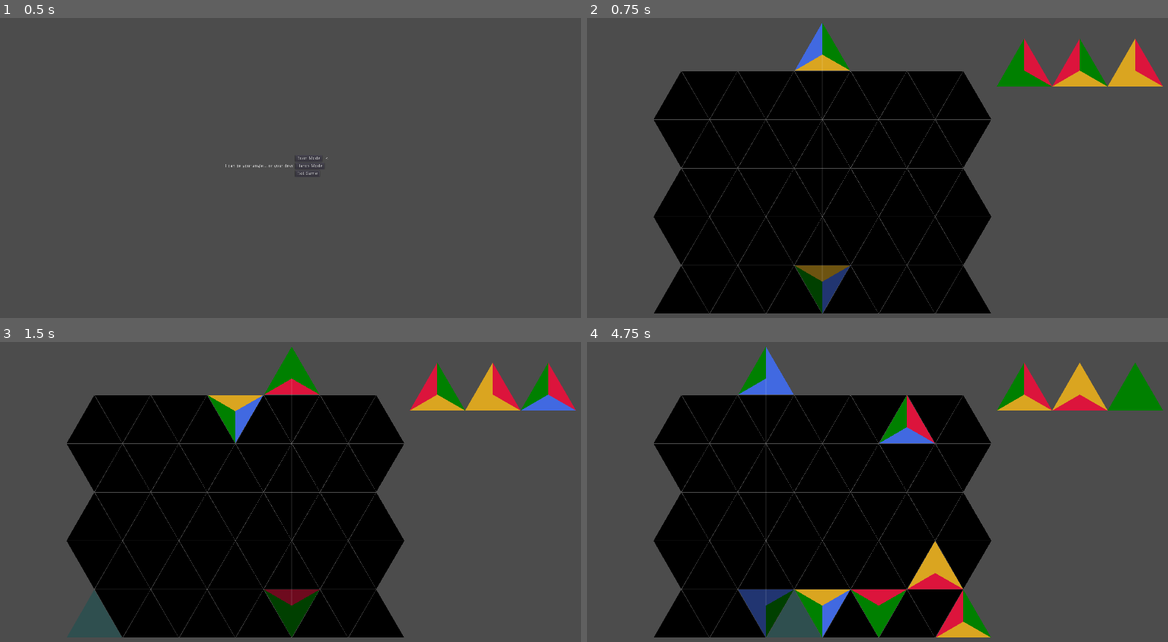
Above: before the commit, frames 1-4 (two rows, left to right).
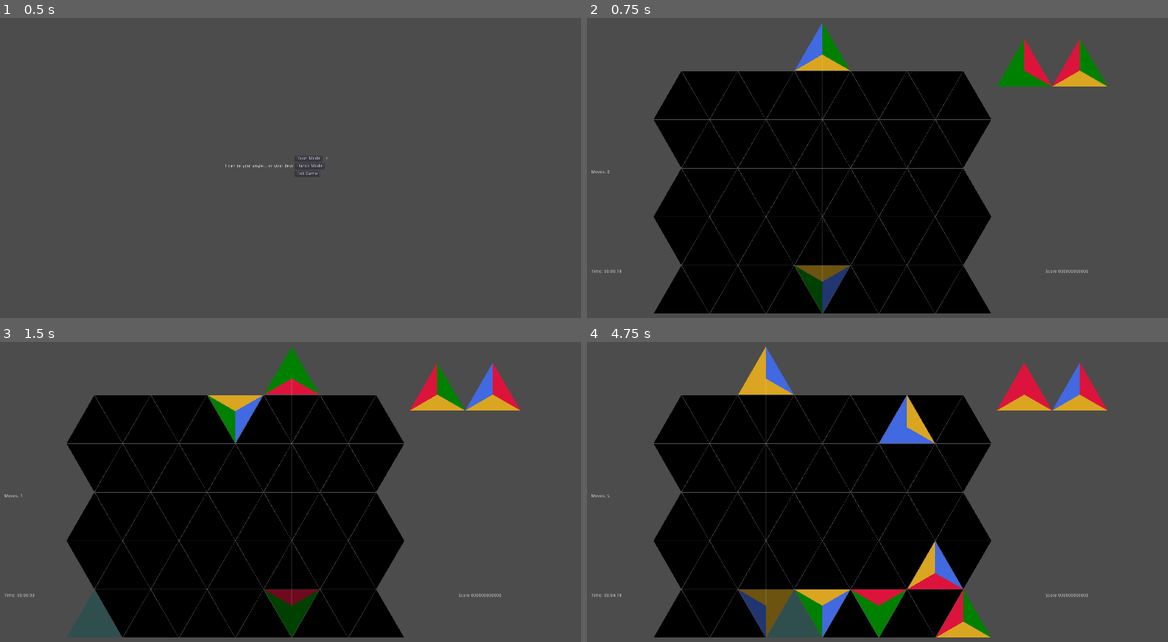
Above: after the commit, the same moments.

Repository: BoatsandJoes/tri-twist
Game: Godot game, scene res://scenes/ui/MainMenu.tscn
Same seed, same stepped clock (60 frames per second), same inputs: the game is played once before the commit and once after it. Before the commit the project starts from res://scenes/menus/MainMenu.tscn.
Inputs (mouse positions are in pixels of both pictures, inside the frame that each line leads up to):
- Up to frame 1 (0.5 s): no input
- Up to frame 2 (0.75 s): click "Brain Mode" at 0.5 s
- Up to frame 3 (1.5 s): tap Enter (ui_accept) at 1.25 s; move the mouse to (92, 621) at 1.27 s; hold D (right) from 1.28 s (still down); hold Keypad 6 (clockwise) from 1.28 s (still down); click (92, 621) at 1.42 s
- Up to frame 4 (4.75 s): tap Enter (ui_accept) at 1.52, 2.27, 3.5, 3.77, 4.52 s; move the mouse to (709, 606) at 2.02 s; release D (right) at 2.03 s; release Keypad 6 (clockwise) at 2.03 s; hold Down (ui_down) 2.03-2.78 s; tap Keypad 7 (counterclockwise) at 2.1, 3.6 s; click (709, 606) at 2.17 s; move the mouse to (738, 621) at 2.77 s; hold D (right) 2.78-3.53 s; hold Keypad 6 (clockwise) 2.78-3.53 s; click (738, 621) at 2.92 s; move the mouse to (767, 606) at 3.52 s; hold Up (ui_up) 3.53-4.28 s; click (767, 606) at 3.67 s; move the mouse to (796, 621) at 4.27 s; hold A (left) from 4.28 s (still down); hold Keypad 6 (clockwise) from 4.28 s (still down); click (796, 621) at 4.42 s

Frame 1 is identical in both runs. In frame 2, 0.9% of the frame differs, in the area x 0-100%, y 6-86%; in frame 3, 1.1%; in frame 4, 3.7%, in the area x 0-100%, y 1-99%.

Commit message:
Temp UI. Combos and score not hooked up yet.

Diff:
--- a/project.godot
+++ b/project.godot
@@ -9,6 +9,11 @@
 config_version=4
 
 _global_script_classes=[ {
+"base": "MarginContainer",
+"class": "ComboDisplay",
+"language": "GDScript",
+"path": "res://scenes/ui/ComboDisplay.gd"
+}, {
 "base": "Node2D",
 "class": "GameGrid",
 "language": "GDScript",
@@ -24,6 +29,11 @@
 "language": "GDScript",
 "path": "res://scenes/Mode2.gd"
 }, {
+"base": "Control",
+"class": "ScoreDisplay",
+"language": "GDScript",
+"path": "res://scenes/ui/ScoreDisplay.gd"
+}, {
 "base": "Area2D",
 "class": "TriangleCell",
 "language": "GDScript",
@@ -35,9 +45,11 @@
 "path": "res://scenes/TriangleDropper.gd"
 } ]
 _global_script_class_icons={
+"ComboDisplay": "",
 "GameGrid": "",
 "Mode1": "",
 "Mode2": "",
+"ScoreDisplay": "",
 "TriangleCell": "",
 "TriangleDropper": ""
 }
@@ -45,7 +57,7 @@
 [application]
 
 config/name="TriTwist"
-run/main_scene="res://scenes/menus/MainMenu.tscn"
+run/main_scene="res://scenes/ui/MainMenu.tscn"
 config/icon="res://icon.png"
 
 [display]
--- a/scenes/Mode1.gd
+++ b/scenes/Mode1.gd
@@ -10,13 +10,17 @@
 	randomize()
 	triangleDropper = TriangleDropper.instance()
 	add_child(triangleDropper)
+	triangleDropper.connect("piece_sequence_advanced", self, "_on_triangleDropper_piece_sequence_advanced")
 	triangleDropper.gameGrid.toggle_chain_mode(false)
 	triangleDropper.gameGrid.set_gravity(0.3)
 
 func _input(event):
 	if event is InputEventKey && event.is_action_pressed("ui_escape"):
-		get_tree().change_scene("scenes/menus/MainMenu.tscn")
+		get_tree().change_scene("scenes/ui/MainMenu.tscn")
 
 # Called every frame. 'delta' is the elapsed time since the previous frame.
 #func _process(delta):
 #	pass
+
+func _on_triangleDropper_piece_sequence_advanced():
+	$HUD/HBoxContainer/VBoxContainer2/MoveCount.make_move()
--- a/scenes/Mode1.tscn
+++ b/scenes/Mode1.tscn
@@ -1,8 +1,13 @@
-[gd_scene load_steps=3 format=2]
+[gd_scene load_steps=4 format=2]
 
 [ext_resource path="res://scenes/Mode1.gd" type="Script" id=1]
 [ext_resource path="res://scenes/TriangleDropper.tscn" type="PackedScene" id=2]
+[ext_resource path="res://scenes/ui/HUD.tscn" type="PackedScene" id=3]
 
 [node name="Mode1" type="Node2D"]
 script = ExtResource( 1 )
 TriangleDropper = ExtResource( 2 )
+
+[node name="HUD" parent="." instance=ExtResource( 3 )]
+margin_right = 1820.0
+margin_bottom = 880.0
--- a/scenes/Mode2.gd
+++ b/scenes/Mode2.gd
@@ -10,13 +10,17 @@
 	randomize()
 	triangleDropper = TriangleDropper.instance()
 	add_child(triangleDropper)
+	triangleDropper.connect("piece_sequence_advanced", self, "_on_triangleDropper_piece_sequence_advanced")
 	triangleDropper.gameGrid.toggle_chain_mode(true)
 	triangleDropper.gameGrid.set_gravity(0.05)
 
 func _input(event):
 	if event is InputEventKey && event.is_action_pressed("ui_escape"):
-		get_tree().change_scene("scenes/menus/MainMenu.tscn")
+		get_tree().change_scene("scenes/ui/MainMenu.tscn")
 
 # Called every frame. 'delta' is the elapsed time since the previous frame.
 #func _process(delta):
 #	pass
+
+func _on_triangleDropper_piece_sequence_advanced():
+	$HUD/HBoxContainer/VBoxContainer2/MoveCount.make_move()
--- a/scenes/Mode2.tscn
+++ b/scenes/Mode2.tscn
@@ -1,8 +1,13 @@
-[gd_scene load_steps=3 format=2]
+[gd_scene load_steps=4 format=2]
 
 [ext_resource path="res://scenes/Mode2.gd" type="Script" id=1]
 [ext_resource path="res://scenes/TriangleDropper.tscn" type="PackedScene" id=2]
+[ext_resource path="res://scenes/ui/HUD.tscn" type="PackedScene" id=3]
 
 [node name="Mode2" type="Node2D"]
 script = ExtResource( 1 )
 TriangleDropper = ExtResource( 2 )
+
+[node name="HUD" parent="." instance=ExtResource( 3 )]
+margin_right = 1820.0
+margin_bottom = 880.0
--- a/scenes/TriangleDropper.gd
+++ b/scenes/TriangleDropper.gd
@@ -3,6 +3,7 @@
 
 export (PackedScene) var GameGrid
 export (PackedScene) var TriangleCell
+signal piece_sequence_advanced
 var gameGrid: GameGrid
 var activePiece: TriangleCell
 var ghostPiece: TriangleCell
@@ -31,7 +32,7 @@
 	activePiece.update_colors_visually()
 	add_child(activePiece)
 	# Previews
-	for i in range(6):
+	for i in range(2):
 		var preview: TriangleCell = TriangleCell.instance()
 		preview.init(activePiece.size, -1, -1, Vector2(gameGrid.grid[-1][-1].position[0] + (i + 1.1) * activePiece.size,
 		activePiece.position[1]), false, false)
@@ -92,10 +93,7 @@
 		event.is_action_pressed("ui_down") || event.is_action_pressed("ui_up")):
 			var accepted = gameGrid.drop_piece(activePiece, true)
 			if accepted:
-				if gameGrid.grid[0][0].get_node("ClearTimer").paused && !gameGrid.would_have_match(ghostPiece):
-					gameGrid.set_off_chains()
 				advance_piece()
-
 		elif (event.is_action_pressed("ui_focus_next")):
 			$Label.visible = false
 
@@ -204,6 +202,7 @@
 	previews[-1].fill_randomly()
 	if dropTimer:
 		$DropTimer.start()
+	emit_signal("piece_sequence_advanced")
 
 # Called every frame. 'delta' is the elapsed time since the previous frame.
 func _process(delta):
--- a/scenes/menus/ComboDisplay.gd
+++ b/scenes/ui/ComboDisplay.gd
@@ -1,4 +1,7 @@
 extends MarginContainer
+class_name ComboDisplay
+
+signal combo_done
 
 # Declare member variables here. Examples:
 # var a = 2
@@ -27,11 +30,11 @@
 			var thisCombo = score_chain(combos.get(comboKey))
 			# Put scored combo back.
 			combos[comboKey] = thisCombo
-			if thisCombo.scoreTotal > comboToDisplay.scoreTotal:
+			if thisCombo.get("scoreTotal") > comboToDisplay.get("scoreTotal"):
 				comboToDisplay = thisCombo
 		if comboToDisplay != null:
 			if (comboToDisplay.get("brainChain")):
-				$Scorecard/ComboCounter/GalaxyBrainChain.text = "Brain Chain! x" + String(comboToDisplay.get("brainChain"))
+				$Scorecard/ComboCounter/GalaxyBrainChain.text = "Brain Chain! x" + String(comboToDisplay.get("brainChainCount"))
 				$Scorecard/ComboCounter/GalaxyBrainChain.visible = true
 				if comboToDisplay.get("brainChain") > 5:
 					$Scorecard/ComboCounter/GalaxyBrainChain.text = "GALAXY " + $Scorecard/ComboCounter/GalaxyBrainChain.text
@@ -41,7 +44,7 @@
 				$Scorecard/ComboCounter/GalaxyBrainChain.visible = false
 				$Scorecard/ComboScore/.visible = false
 			if (comboToDisplay.get("quickChain") != null):
-				$Scorecard/ComboCounter/QuickChain.text = "Quick Chain! x" + String(comboToDisplay.get("quickChain"))
+				$Scorecard/ComboCounter/QuickChain.text = "Quick Chain! x" + String(comboToDisplay.get("quickChainCount"))
 				$Scorecard/ComboCounter/QuickChain.visible = true
 				$Scorecard/ComboScore/QuickChainScore.text = String(comboToDisplay.quickChainScore)
 				$Scorecard/ComboScore/QuickChainScore.visible = true
@@ -49,7 +52,7 @@
 				$Scorecard/ComboCounter/QuickChain.visible = false
 				$Scorecard/ComboScore/QuickChainScore.visible = false
 			if (comboToDisplay.get("activeChain") != null):
-				$Scorecard/ComboCounter/ActiveChain.text = "Active Chain x" + String(comboToDisplay.get("activeChain"))
+				$Scorecard/ComboCounter/ActiveChain.text = "Active Chain x" + String(comboToDisplay.get("activeChainCount"))
 				$Scorecard/ComboCounter/ActiveChain.visible = true
 				$Scorecard/ComboScore/ActiveChainScore.text = String(comboToDisplay.activeChainScore)
 				$Scorecard/ComboScore/ActiveChainScore.visible = true
@@ -57,7 +60,7 @@
 				$Scorecard/ComboCounter/ActiveChain.visible = false
 				$Scorecard/ComboScore/ActiveChainScore.visible = false
 			if (comboToDisplay.get("twoTrick") != null):
-				$Scorecard/ComboCounter/TwoTrick.text = "Two Trick x" + String(comboToDisplay.get("twoTrick"))
+				$Scorecard/ComboCounter/TwoTrick.text = "Two Trick x" + String(comboToDisplay.get("twoTrickCount"))
 				$Scorecard/ComboCounter/TwoTrick.visible = true
 				$Scorecard/ComboScore/TwoTrickScore.text = String(comboToDisplay.twoTrickScore)
 				$Scorecard/ComboScore/TwoTrickScore.visible = true
@@ -65,7 +68,7 @@
 				$Scorecard/ComboCounter/TwoTrick.visible = false
 				$Scorecard/ComboScore/TwoTrickScore.visible = false
 			if (comboToDisplay.get("hatTrick") != null):
-				$Scorecard/ComboCounter/HatTrick.text = "Hat Trick! x" + String(comboToDisplay.get("hatTrick"))
+				$Scorecard/ComboCounter/HatTrick.text = "Hat Trick! x" + String(comboToDisplay.get("hatTrickCount"))
 				$Scorecard/ComboCounter/HatTrick.visible = true
 				$Scorecard/ComboScore/HatTrickScore.text = String(comboToDisplay.hatTrickScore)
 				$Scorecard/ComboScore/HatTrickScore.visible = true
@@ -73,7 +76,7 @@
 				$Scorecard/ComboCounter/HatTrick.visible = false
 				$Scorecard/ComboScore/HatTrickScore.visible = false
 			if (comboToDisplay.get("simulchaineous") != null):
-				$Scorecard/ComboCounter/SimulChaineous.text = "Simulchaineous x" + String(comboToDisplay.get("simulchaineous"))
+				$Scorecard/ComboCounter/SimulChaineous.text = "Simulchaineous x" + String(comboToDisplay.get("simulchaineousCount"))
 				$Scorecard/ComboCounter/Simulchaineous.visible = true
 				$Scorecard/ComboScore/SimulChaineousScore.text = String(comboToDisplay.simulchaineousScore)
 				$Scorecard/ComboScore/SimulChaineousScore.visible = true
@@ -87,14 +90,14 @@
 				child.visible = false
 
 func score_chain(combo) -> int:
-	combo.brainChainScore = score_brain_chain(combo.brainChainCount)
-	combo.quickChainScore = score_quick_chain(combo.quickChainCount)
-	combo.activeChainScore = score_active_chain(combo.activeChainCount)
-	combo.twoTrickScore = score_two_trick(combo.twoTrickCount)
-	combo.hatTrickScore = score_hat_trick(combo.hatTrickCount)
-	combo.simulchaineousScore = score_simulchaineous(combo.simulchaineousCount)
-	combo.scoreTotal = (combo.brainChainScore + combo.quickChainScore + combo.activeChainScore
-	+ combo.twoTrickScore + combo.hatTrickScore + combo.simulchaineousScore)
+	combo["brainChainScore"] = score_brain_chain(combo.get("brainChainCount"))
+	combo["quickChainScore"] = score_quick_chain(combo.get("quickChainCount"))
+	combo["activeChainScore"] = score_active_chain(combo.get("activeChainCount"))
+	combo["twoTrickScore"] = score_two_trick(combo.get("twoTrickCount"))
+	combo["hatTrickScore"] = score_hat_trick(combo.get("hatTrickCount"))
+	combo["simulchaineousScore"] = score_simulchaineous(combo.get("simulchaineousCount"))
+	combo["scoreTotal"] = (combo.get("brainChainScore") + combo.get("quickChainScore") + combo.get("activeChainScore")
+	+ combo.get("twoTrickScore") + combo.get("hatTrickScore") + combo.get("simulchaineousScore"))
 	return combo
 
 func score_brain_chain(count: int) -> int:
@@ -115,14 +118,38 @@
 func score_simulchaineous(count: int) -> int:
 	return count * simulchaineousScore
 
-func end_combo():
+func upsert_combo(comboKey, comboValue):
+	#XXX Can calculate score delta instead of recalculating whole score, depending on how formula shakes out
+	for combo in combos:
+		if !combo.has("simulchaineousCount"):
+			combo["simulchaineousCount"] = 1
+		else:
+			combo["simulchaineousCount"] = combo.get("simulchaineousCount") + 1
+	combos[comboKey] = comboValue
+	update_scorecard()
+
+func end_combo(comboKey) -> int:
+	if combos.has(comboKey):
+		combos[comboKey]["finished"] = true
 	if $CompleteScorecardTimer.is_stopped():
+		#TODO we only want to freeze the scorecard if this combo is the biggest (aka it's being shown currently).
 		$CompleteScorecardTimer.start()
 		$Scorecard.set_modulate(Color(0.483521, 0.690471, 0.910156))
 	elif $CompleteScorecardTimer.time_left < $CompleteScorecardTimer.wait_time / 2:
+		#TODO we only want to overwrite the scorecard if this combo is bigger than all unfinished combos.
 		#TODO Show our new scorecard, and scale time_left cutoff based on the two scores.
 		# Restart timer.
 		$CompleteScorecardTimer.start()
+	# TODO return combo score
+	emit_signal("combo_done", combos.get(comboKey).get("scoreTotal"))
+	return 0
 
 func _on_CompleteScorecardTimer_timeout():
 	$Scorecard.set_modulate(Color(1, 1, 1))
+	var comboKeys = combos.keys()
+	for comboKey in comboKeys:
+		if combos.get(comboKey).has("finished"):
+			# XXX this is the only place we erase combos, so technically the list could grow unbounded
+			# XXX if new ones keep ending and restarting the timer. deal with this case somehow
+			combos.erase(comboKey)
+	update_scorecard()
--- a/scenes/menus/ComboDisplay.tscn
+++ b/scenes/ui/ComboDisplay.tscn
@@ -1,6 +1,6 @@
 [gd_scene load_steps=2 format=2]
 
-[ext_resource path="res://scenes/menus/ComboDisplay.gd" type="Script" id=1]
+[ext_resource path="res://scenes/ui/ComboDisplay.gd" type="Script" id=1]
 
 [node name="ComboDisplay" type="MarginContainer"]
 anchor_right = 1.0
--- /dev/null
+++ b/scenes/ui/HUD.gd
@@ -0,0 +1,26 @@
+extends MarginContainer
+
+# Declare member variables here. Examples:
+# var a = 2
+# var b = "text"
+signal end_game
+
+# Called when the node enters the scene tree for the first time.
+func _ready():
+	pass # Replace with function body.
+
+# Called every frame. 'delta' is the elapsed time since the previous frame.
+#func _process(delta):
+#	pass
+
+
+func _on_MoveCount_out_of_moves():
+	emit_signal("end_game")
+
+
+func _on_TimeDisplay_out_of_time():
+	emit_signal("end_game")
+
+
+func _on_ComboDisplay_combo_done(extra_arg_0):
+	$HBoxContainer/VBoxContainer/ScoreDisplay.increment_score(extra_arg_0)
--- /dev/null
+++ b/scenes/ui/HUD.tscn
@@ -0,0 +1,68 @@
+[gd_scene load_steps=6 format=2]
+
+[ext_resource path="res://scenes/ui/HUD.gd" type="Script" id=1]
+[ext_resource path="res://scenes/ui/MoveCount.tscn" type="PackedScene" id=2]
+[ext_resource path="res://scenes/ui/TimeDisplay.tscn" type="PackedScene" id=3]
+[ext_resource path="res://scenes/ui/ComboDisplay.tscn" type="PackedScene" id=4]
+[ext_resource path="res://scenes/ui/ScoreDisplay.tscn" type="PackedScene" id=5]
+
+[node name="HUD" type="MarginContainer"]
+anchor_right = 1.0
+anchor_bottom = 1.0
+margin_left = 100.0
+margin_top = 100.0
+margin_right = -100.0
+margin_bottom = -200.0
+script = ExtResource( 1 )
+
+[node name="HBoxContainer" type="HBoxContainer" parent="."]
+margin_right = 1720.0
+margin_bottom = 780.0
+
+[node name="VBoxContainer2" type="VBoxContainer" parent="HBoxContainer"]
+margin_right = 1430.0
+margin_bottom = 780.0
+size_flags_horizontal = 3
+size_flags_stretch_ratio = 5.0
+custom_constants/separation = 300
+alignment = 2
+
+[node name="MoveCount" parent="HBoxContainer/VBoxContainer2" instance=ExtResource( 2 )]
+anchor_right = 0.0
+anchor_bottom = 0.0
+margin_top = 452.0
+margin_right = 1430.0
+margin_bottom = 466.0
+
+[node name="TimeDisplay" parent="HBoxContainer/VBoxContainer2" instance=ExtResource( 3 )]
+anchor_right = 0.0
+anchor_bottom = 0.0
+margin_top = 766.0
+margin_right = 1430.0
+margin_bottom = 780.0
+
+[node name="VBoxContainer" type="VBoxContainer" parent="HBoxContainer"]
+margin_left = 1434.0
+margin_right = 1720.0
+margin_bottom = 780.0
+size_flags_horizontal = 3
+custom_constants/separation = 250
+alignment = 2
+
+[node name="ComboDisplay" parent="HBoxContainer/VBoxContainer" instance=ExtResource( 4 )]
+anchor_right = 0.0
+anchor_bottom = 0.0
+margin_top = 516.0
+margin_right = 286.0
+margin_bottom = 516.0
+rect_scale = Vector2( 1, 1 )
+
+[node name="ScoreDisplay" parent="HBoxContainer/VBoxContainer" instance=ExtResource( 5 )]
+anchor_right = 0.0
+anchor_bottom = 0.0
+margin_top = 766.0
+margin_right = 286.0
+margin_bottom = 780.0
+[connection signal="out_of_moves" from="HBoxContainer/VBoxContainer2/MoveCount" to="." method="_on_MoveCount_out_of_moves"]
+[connection signal="out_of_time" from="HBoxContainer/VBoxContainer2/TimeDisplay" to="." method="_on_TimeDisplay_out_of_time"]
+[connection signal="combo_done" from="HBoxContainer/VBoxContainer/ComboDisplay" to="." method="_on_ComboDisplay_combo_done" binds= [ 0 ]]
--- a/scenes/menus/MainMenu.tscn
+++ b/scenes/ui/MainMenu.tscn
@@ -1,6 +1,6 @@
 [gd_scene load_steps=2 format=2]
 
-[ext_resource path="res://scenes/menus/MainMenu.gd" type="Script" id=1]
+[ext_resource path="res://scenes/ui/MainMenu.gd" type="Script" id=1]
 
 [node name="Control" type="Control"]
 anchor_right = 1.0
--- /dev/null
+++ b/scenes/ui/MoveCount.gd
@@ -0,0 +1,35 @@
+extends Control
+
+# Declare member variables here. Examples:
+# var a = 2
+# var b = "text"
+signal out_of_moves
+var startingValue: int = 0
+var currentValue: int = 0
+var incrementing = true
+
+# Called when the node enters the scene tree for the first time.
+func _ready():
+	pass # Replace with function body.
+
+func init(startValue: int):
+	startingValue = startValue
+	currentValue = startValue
+	incrementing = startValue == 0
+	$HBoxContainer/MovesValue.text = String(startValue)
+	if !incrementing:
+		$HBoxContainer/MovesLabel.text = "Moves Left:"
+
+func make_move():
+	if incrementing:
+		currentValue = currentValue + 1
+		$HBoxContainer/MovesValue.text = String(currentValue)
+	else:
+		currentValue = currentValue - 1
+		$HBoxContainer/MovesValue.text = String(currentValue)
+		if currentValue < 1:
+			emit_signal("out_of_moves")
+
+# Called every frame. 'delta' is the elapsed time since the previous frame.
+#func _process(delta):
+#	pass
--- /dev/null
+++ b/scenes/ui/MoveCount.tscn
@@ -0,0 +1,25 @@
+[gd_scene load_steps=2 format=2]
+
+[ext_resource path="res://scenes/ui/MoveCount.gd" type="Script" id=1]
+
+[node name="MoveCount" type="MarginContainer"]
+anchor_right = 1.0
+anchor_bottom = 1.0
+script = ExtResource( 1 )
+
+[node name="HBoxContainer" type="HBoxContainer" parent="."]
+margin_right = 1920.0
+margin_bottom = 1080.0
+
+[node name="MovesLabel" type="Label" parent="HBoxContainer"]
+margin_top = 533.0
+margin_right = 46.0
+margin_bottom = 547.0
+text = "Moves:"
+
+[node name="MovesValue" type="Label" parent="HBoxContainer"]
+margin_left = 50.0
+margin_top = 533.0
+margin_right = 58.0
+margin_bottom = 547.0
+text = "0"
--- /dev/null
+++ b/scenes/ui/ScoreDisplay.gd
@@ -0,0 +1,19 @@
+extends Control
+class_name ScoreDisplay
+
+# Declare member variables here. Examples:
+# var a = 2
+# var b = "text"
+var score: int = 0
+
+# Called when the node enters the scene tree for the first time.
+func _ready():
+	pass # Replace with function body.
+
+# Called every frame. 'delta' is the elapsed time since the previous frame.
+#func _process(delta):
+#	pass
+
+func increment_score(value: int):
+	score = score + value
+	$VBoxContainer/HBoxContainer/ScoreValue.text = String(score).pad_zeros(12)
--- /dev/null
+++ b/scenes/ui/ScoreDisplay.tscn
@@ -0,0 +1,27 @@
+[gd_scene load_steps=2 format=2]
+
+[ext_resource path="res://scenes/ui/ScoreDisplay.gd" type="Script" id=1]
+
+[node name="ScoreDisplay" type="MarginContainer"]
+anchor_right = 1.0
+anchor_bottom = 1.0
+script = ExtResource( 1 )
+
+[node name="VBoxContainer" type="VBoxContainer" parent="."]
+margin_right = 1920.0
+margin_bottom = 1080.0
+
+[node name="HBoxContainer" type="HBoxContainer" parent="VBoxContainer"]
+margin_right = 1920.0
+margin_bottom = 14.0
+
+[node name="ScoreLabel" type="Label" parent="VBoxContainer/HBoxContainer"]
+margin_right = 35.0
+margin_bottom = 14.0
+text = "Score"
+
+[node name="ScoreValue" type="Label" parent="VBoxContainer/HBoxContainer"]
+margin_left = 39.0
+margin_right = 135.0
+margin_bottom = 14.0
+text = "000000000000"
--- /dev/null
+++ b/scenes/ui/TimeDisplay.gd
@@ -0,0 +1,43 @@
+extends MarginContainer
+
+# Declare member variables here. Examples:
+# var a = 2
+# var b = "text"
+signal out_of_time
+
+var currentTime: float = 0.0
+var incrementing: bool = true
+
+# Called when the node enters the scene tree for the first time.
+func _ready():
+	pass # Replace with function body.
+
+func init(minutes: float, seconds: float):
+	incrementing = minutes == 0 && seconds == 0
+	if !incrementing:
+		currentTime = minutes * 6000.0 + seconds * 100.0
+	update_time_string()
+
+func update_time_string():
+	var currentTimeInt: int = int(currentTime)
+	var minutes: int = currentTimeInt / 60
+	if minutes > 99:
+		return "99:59.99"
+	var seconds: int = currentTimeInt % 60
+	var centisecondsString: String = ("%.2f" % currentTime)
+	$VBoxContainer/TimeValue.text = (String(minutes).pad_zeros(2) + ":" + String(seconds).pad_zeros(2) +
+	"." + centisecondsString.substr(centisecondsString.length() - 2, 2))
+
+# Called every frame. 'delta' is the elapsed time since the previous frame.
+func _process(delta):
+	if incrementing:
+		currentTime = currentTime + delta
+		update_time_string()
+	else:
+		currentTime = currentTime - delta
+		if currentTime <= 0.0:
+			currentTime = 0.0
+			update_time_string()
+			emit_signal("out_of_time")
+		else:
+			update_time_string()
--- /dev/null
+++ b/scenes/ui/TimeDisplay.tscn
@@ -0,0 +1,25 @@
+[gd_scene load_steps=2 format=2]
+
+[ext_resource path="res://scenes/ui/TimeDisplay.gd" type="Script" id=1]
+
+[node name="TimeDisplay" type="MarginContainer"]
+anchor_right = 1.0
+anchor_bottom = 1.0
+script = ExtResource( 1 )
+
+[node name="VBoxContainer" type="HBoxContainer" parent="."]
+margin_right = 1920.0
+margin_bottom = 1080.0
+
+[node name="TimeLabel" type="Label" parent="VBoxContainer"]
+margin_top = 533.0
+margin_right = 36.0
+margin_bottom = 547.0
+text = "Time:"
+
+[node name="TimeValue" type="Label" parent="VBoxContainer"]
+margin_left = 40.0
+margin_top = 533.0
+margin_right = 96.0
+margin_bottom = 547.0
+text = "00:00:00"
Renamed: scenes/menus/MainMenu.gd -> scenes/ui/MainMenu.gd
